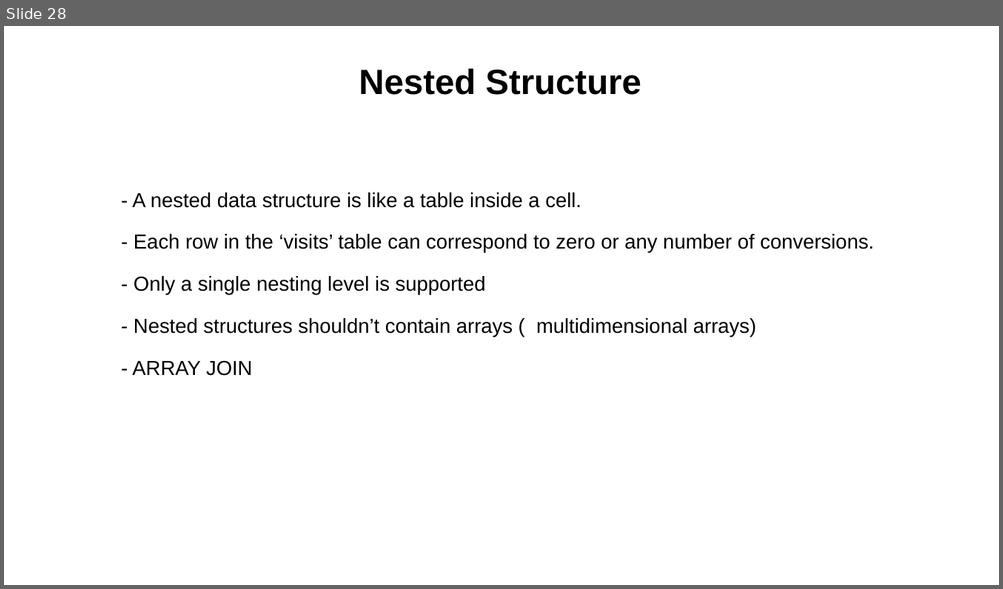
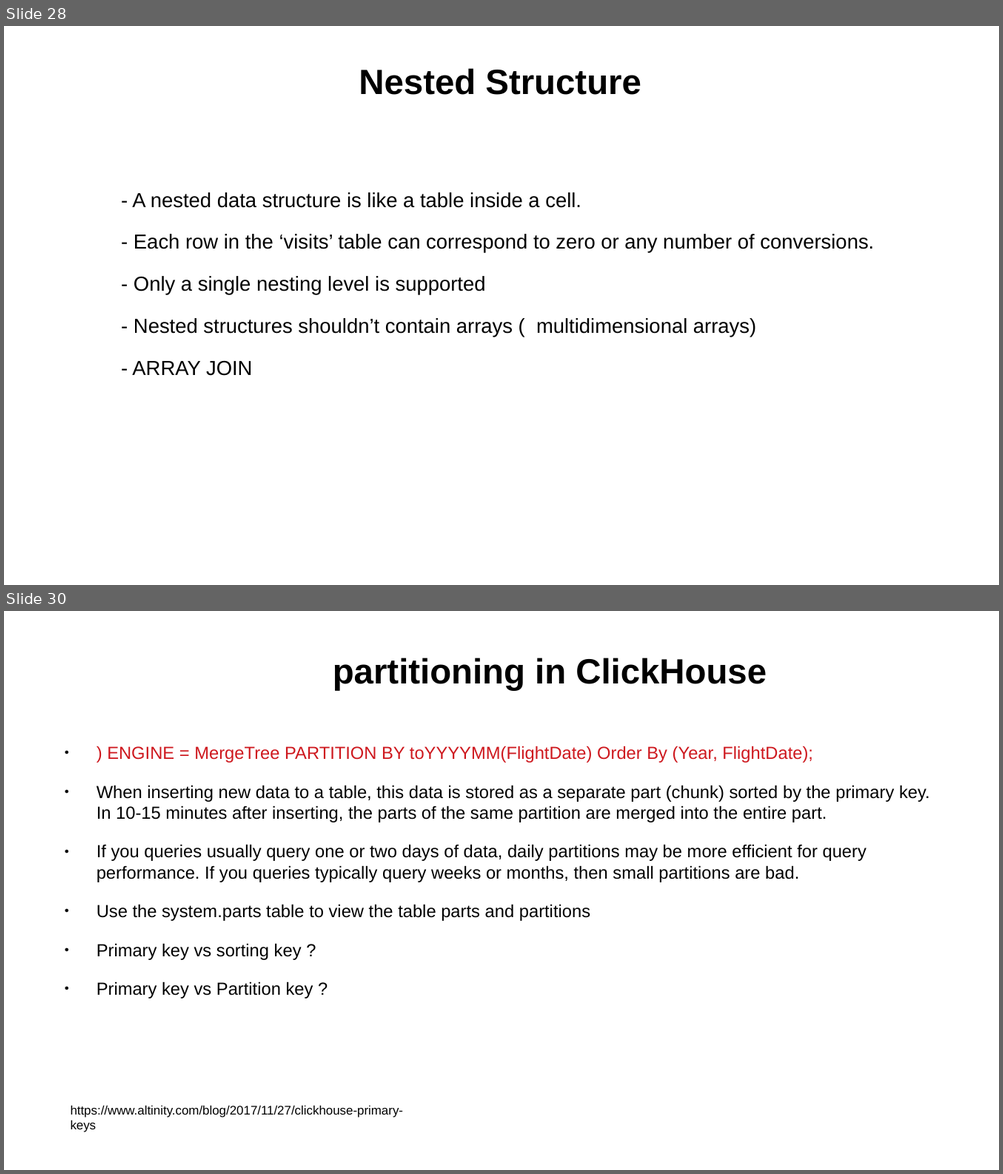
Before and after one commit to chile0101/ClickHouse, a slide deck: clickhouse.odp. Shown one above the other, each under a label of ours: slide 28 before the commit, slides 28 and 30 after it; the slides between them are not shown. The pictures are 1003x589 and 1003x1174 pixels, drawn with LibreOffice and Linux fonts; fonts in the diff are those of the drawing. Boxes give left, top, right and bottom in pixels: in the first picture for what was removed or moved away, otherwise in the second. Text is boxed around its words. In the diff, an @@ line names an element or a change of style, - is before the commit and + after.

```diff
--- a/clickhouse.odp
+++ b/clickhouse.odp
@@ slide 30 added at <box>4,611,999,1170</box>, background #FFFFFF @@
@@ text added at <box>333,658,766,690</box>, 28 pt, text #000000, bold @@
+partitioning in ClickHouse
@@ text added at <box>96,746,930,999</box>, 14 pt, text #000000 @@
+● ) ENGINE = MergeTree PARTITION BY toYYYYMM(FlightDate) Order By (Year, FlightDate);
+● When inserting new data to a table, this data is stored as a separate part (chunk) sorted by the primary key. In 10-15 minutes after inserting, the parts of the same partition are merged into the entire part.
+● If you queries usually query one or two days of data, daily partitions may be more efficient for query performance. If you queries typically query weeks or months, then small partitions are bad.
+● Use the system.parts table to view the table parts and partitions
+● Primary key vs sorting key ?
+● Primary key vs Partition key ?
@@ text added at <box>71,1105,404,1133</box>, 10 pt, text #000000 @@
+https://www.altinity.com/blog/2017/11/27/clickhouse-primary-keys
```
Also in this commit, not shown: 1 slide changed, 1 other slide added, 4 other files.
